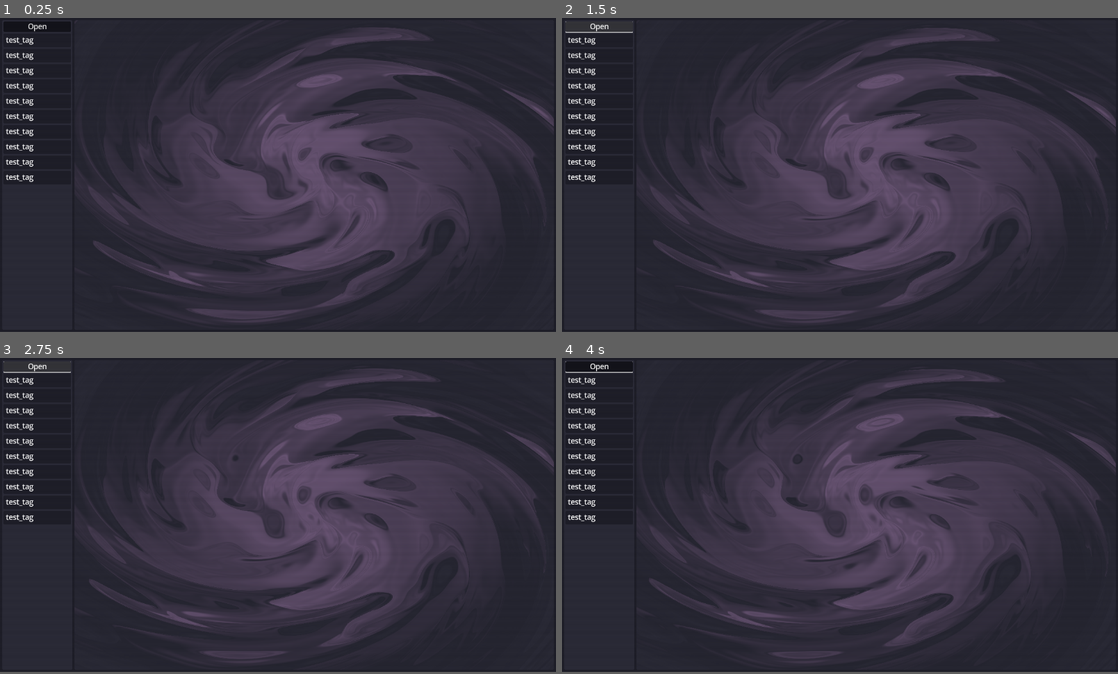
Above: before the commit, frames 1-4 (two rows, left to right).
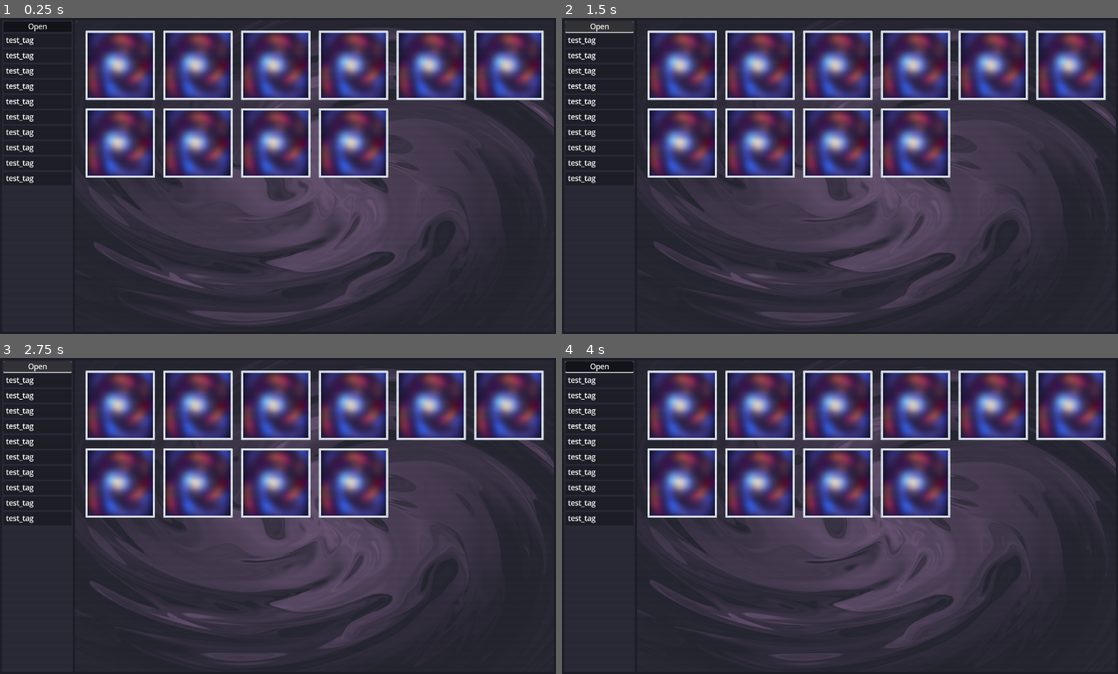
Above: after the commit, the same moments.

Repository: heli-82/e-tagger
Game: Godot game, scene res://scenes/tagger.tscn
Two runs of this game, one before a commit and one after it. Both use one fixed random seed, a clock stepped at 60 frames per second and the inputs below.
Inputs (mouse positions are in pixels of both pictures, inside the frame that each line leads up to):
- Up to frame 1 (0.25 s): no input
- Up to frame 2 (1.5 s): click "Open" at 0.5 s; click "Open" at 1.25 s
- Up to frame 3 (2.75 s): click "Open" at 2 s
- Up to frame 4 (4 s): tap Enter at 2.75 s; move the mouse to (962, 500) at 2.77 s; hold Ctrl (ctrl) 2.78-3.53 s; click (962, 500) at 2.85 s; tap Space at 3.5 s; move the mouse to (728, 531) at 3.52 s; tap Ctrl (ctrl) at 3.6 s; tap Middle mouse button (mmb) at 3.8 s
In our replay, the window is 800x452 before the commit and 800x455 after it. These sizes can differ from the game's own. Grey fills any space a smaller window leaves; there, only what the larger window draws over its background counts as a difference.

The runs differ from the first frame. In frame 1, 24% of the frame differs, in the area x 1-100%, y 1-96%; in frame 2, 24%; in frame 3, 24%; in frame 4, 24%.
Error before the commit: Attempt to call function 'get_files' in base 'null instance' on a null instance. (res://scripts/tagger.gd:18)
Error after the commit: Parse Error: Preload file "res://scenes/Point.tscn" does not exist. (res://scripts/tagger.gd:3)

Commit message:
Tagging support and basic db

Diff:
--- a/project.godot
+++ b/project.godot
@@ -19,10 +19,11 @@
 [autoload]
 
 Global="*res://scripts/global.gd"
+Db="*res://scripts/db.gd"
 
 [display]
 
-window/size/viewport_width=1238
+window/size/viewport_width=1230
 window/size/viewport_height=700
 
 [gui]
--- a/scenes/Picture.tscn
+++ b/scenes/Picture.tscn
@@ -22,21 +22,16 @@
 [node name="Picture" type="Control"]
 custom_minimum_size = Vector2(152, 152)
 layout_mode = 3
-anchor_left = -0.064
-anchor_top = -0.109
-anchor_right = 0.064
-anchor_bottom = 0.109
-offset_left = -0.199997
-offset_top = -0.700005
-offset_right = 1.2
-offset_bottom = -0.299995
-grow_horizontal = 2
-grow_vertical = 2
+anchor_right = 0.125
+anchor_bottom = 0.22
+offset_right = -1.75
+offset_bottom = -2.00002
 pivot_offset = Vector2(76, 76)
 size_flags_horizontal = 4
 size_flags_vertical = 0
 mouse_default_cursor_shape = 2
 script = ExtResource("1_fbbag")
+metadata/_edit_use_anchors_ = true
 
 [node name="SubViewportContainer" type="SubViewportContainer" parent="."]
 visible = false
@@ -58,10 +53,11 @@
 [node name="PanelContainer" type="PanelContainer" parent="."]
 custom_minimum_size = Vector2(150, 150)
 layout_mode = 1
-anchors_preset = 15
-anchor_right = 1.0
-anchor_bottom = 1.0
-offset_right = -1.28
+anchors_preset = -1
+anchor_right = 1.013
+anchor_bottom = 1.013
+offset_right = 0.0240021
+offset_bottom = 0.0240021
 grow_horizontal = 2
 grow_vertical = 2
 mouse_filter = 2
@@ -95,6 +91,7 @@
 
 [connection signal="deselect" from="." to="." method="_on_deselect"]
 [connection signal="deselect_all" from="." to="." method="_on_deselect_all"]
+[connection signal="despawn" from="." to="." method="_on_despawn"]
 [connection signal="mouse_entered" from="." to="." method="_on_mouse_entered"]
 [connection signal="mouse_exited" from="." to="." method="_on_mouse_exited"]
 [connection signal="select" from="." to="." method="_on_select"]
--- a/scenes/Tag.tscn
+++ b/scenes/Tag.tscn
@@ -1,4 +1,6 @@
-[gd_scene load_steps=2 format=3 uid="uid://d4gkrcb6osw4o"]
+[gd_scene load_steps=3 format=3 uid="uid://d4gkrcb6osw4o"]
+
+[ext_resource type="Script" path="res://scripts/tag.gd" id="1_m5ysw"]
 
 [sub_resource type="StyleBoxFlat" id="StyleBoxFlat_10865"]
 bg_color = Color(0.117647, 0.117647, 0.156863, 1)
@@ -16,6 +18,7 @@
 offset_right = 0.139999
 offset_bottom = -0.1
 size_flags_horizontal = 3
+script = ExtResource("1_m5ysw")
 
 [node name="ColorRect" type="ColorRect" parent="."]
 visible = false
@@ -28,11 +31,13 @@
 layout_mode = 0
 anchor_right = 1.0
 anchor_bottom = 1.0
+mouse_filter = 2
 theme_override_styles/panel = SubResource("StyleBoxFlat_10865")
 metadata/_edit_use_anchors_ = true
 
 [node name="MarginContainer" type="MarginContainer" parent="PanelContainer"]
 layout_mode = 2
+mouse_filter = 2
 theme_override_constants/margin_left = 5
 theme_override_constants/margin_right = 5
 metadata/_edit_use_anchors_ = true
@@ -43,3 +48,5 @@
 text = "test_tag"
 vertical_alignment = 1
 metadata/_edit_use_anchors_ = true
+
+[connection signal="gui_input" from="." to="." method="_on_gui_input"]
--- a/scenes/tagger.tscn
+++ b/scenes/tagger.tscn
@@ -5,7 +5,7 @@
 [ext_resource type="Script" path="res://scripts/grid_container.gd" id="3_os3bi"]
 [ext_resource type="Shader" path="res://paint.gdshader" id="3_yxe88"]
 [ext_resource type="Shader" path="res://scripts/crt.gdshader" id="4_yu6y6"]
-[ext_resource type="Script" path="res://scenes/v_flow_container.gd" id="5_nc4gm"]
+[ext_resource type="Script" path="res://scripts/v_flow_container.gd" id="5_nc4gm"]
 
 [sub_resource type="StyleBoxFlat" id="StyleBoxFlat_4ulrr"]
 bg_color = Color(0.117647, 0.117647, 0.156863, 1)
@@ -66,7 +66,7 @@
 [sub_resource type="StyleBoxEmpty" id="StyleBoxEmpty_ljlws"]
 content_margin_left = 20.0
 content_margin_top = 20.0
-content_margin_right = 20.0
+content_margin_right = 0.0
 content_margin_bottom = 0.0
 
 [sub_resource type="ShaderMaterial" id="ShaderMaterial_jfas5"]
@@ -81,6 +81,7 @@
 
 [node name="Tagger" type="Control"]
 layout_mode = 3
+anchors_preset = 15
 anchor_right = 1.0
 anchor_bottom = 1.0
 grow_horizontal = 2
@@ -133,6 +134,8 @@
 [node name="ScrollContainer" type="ScrollContainer" parent="PanelContainer/MarginContainer/HBoxContainer/TagContainer/MarginContainer"]
 custom_minimum_size = Vector2(150, 0)
 layout_mode = 2
+horizontal_scroll_mode = 3
+vertical_scroll_mode = 3
 
 [node name="VBoxContainer" type="VBoxContainer" parent="PanelContainer/MarginContainer/HBoxContainer/TagContainer/MarginContainer/ScrollContainer"]
 layout_mode = 2
@@ -198,6 +201,8 @@
 last_wrap_alignment = 1
 script = ExtResource("5_nc4gm")
 
+[node name="CopyLayer" type="CanvasLayer" parent="."]
+
 [node name="CanvasLayer" type="CanvasLayer" parent="."]
 
 [node name="ColorRect" type="ColorRect" parent="CanvasLayer"]
@@ -209,5 +214,6 @@
 grow_vertical = 2
 mouse_filter = 2
 
+[connection signal="destruct_points" from="PanelContainer/MarginContainer/HBoxContainer/TagContainer/MarginContainer/ScrollContainer/VBoxContainer" to="." method="_on_v_box_container_destruct_points"]
 [connection signal="pressed" from="PanelContainer/MarginContainer/HBoxContainer/TagContainer/MarginContainer/ScrollContainer/VBoxContainer/Open" to="." method="_on_open_pressed"]
 [connection signal="dir_selected" from="PanelContainer/MarginContainer/HBoxContainer/TagContainer/MarginContainer/ScrollContainer/VBoxContainer/Open/FileDialog" to="." method="_on_file_dialog_dir_selected"]
--- a/scenes/v_flow_container.gd
+++ /dev/null
@@ -1,30 +0,0 @@
-extends VFlowContainer
-
-var picture_scene = preload("res://scenes/Picture.tscn")
-
-
-func _ready() -> void:
-	for i in range(10):
-		add_child(picture_scene.instantiate())
-
-
-func drop() -> void:
-	for child in get_children():
-		remove_child(child)
-
-
-func change(paths: Array) -> void:
-	drop()
-	set_pictures(paths)
-
-
-func set_pictures_parallel(paths: Array) -> void :
-	for path in paths:
-		var thread = Thread.new()
-
-
-func set_pictures(paths: Array) -> void:
-	for path in paths:
-		var picture = picture_scene.instantiate()
-		picture.set_picture(path)
-		add_child(picture)
--- a/scripts/global.gd
+++ b/scripts/global.gd
@@ -1,5 +1,7 @@
 extends Node
 
+enum modes {tagging, selecting}
+var current_mode = modes.selecting
 var selected_pictures := {}
 
 func clear_selection() -> void:
--- a/scripts/picture.gd
+++ b/scripts/picture.gd
@@ -6,6 +6,7 @@
 var is_available: bool = true
 var is_hovered: bool = false
 var is_selected: bool = false
+var is_active: bool = true
 
 
 var default_color: Color = Color("#dce3e9")
@@ -13,6 +14,7 @@
 var selected_color: Color = Color("#b193ba")
 var selected_border_color: Color = Color("#84668e")
 
+signal despawn
 signal select
 signal select_one
 signal deselect
@@ -21,10 +23,20 @@
 @onready var texture_rect: TextureRect = $PanelContainer/MarginContainer/TextureRect
 @onready var panel_container: PanelContainer = $PanelContainer
 
+
+
 func set_picture(path: String) -> void:
 	picture_path = path
 	var image = Image.new()
 	image.load(picture_path)
+
+	var height = image.get_height()
+	var width = image.get_width()
+
+	if max(height, width) > 600:
+		var k = ceil(max(height, width)/600)
+		image.resize(ceil(width/k), ceil(height/k))
+	image.generate_mipmaps()
 	$PanelContainer/MarginContainer/TextureRect.texture = ImageTexture.create_from_image(image)
 
 
@@ -43,28 +55,20 @@
 
 
 func _physics_process(delta: float) -> void:
-	if is_hovered:
-		if Input.is_action_just_pressed("click"):
-			if !is_selected:
-				if Input.is_action_pressed("ctrl"):
+	if is_active:
+		if is_hovered:
+			if Input.is_action_just_pressed("click"):
+				if !is_selected:
 					select.emit()
 				else:
-					select_one.emit()
-			else:
-				deselect.emit()
+					deselect.emit()
 
-		elif Input.is_action_just_pressed("mmb"):
-			if !is_selected:
-				select.emit()
-			else:
-				deselect.emit()
+			scale = scale.lerp(Vector2(1.15, 1.15), 16.0 * delta)
+		else:
+			scale = scale.lerp(Vector2(1.0, 1.0), 16.0 * delta)
 
-		elif Input.is_action_just_pressed("rmb"):
+	if Input.is_action_just_pressed("rmb"):
 			deselect_all.emit()
-
-		scale = scale.lerp(Vector2(1.2, 1.2), 9.0 * delta)
-	else:
-		scale = scale.lerp(Vector2(1.0, 1.0), 9.0 * delta)
 
 
 func select_pic() -> void:
@@ -97,3 +101,7 @@
 
 func _on_deselect_all() -> void:
 	Global.clear_selection()
+
+
+func _on_despawn() -> void:
+	$PanelContainer/MarginContainer/TextureRect.free()
--- a/scripts/tagger.gd
+++ b/scripts/tagger.gd
@@ -1,15 +1,16 @@
 extends Control
 
+var point = preload("res://scenes/Point.tscn")
 var pic_path: String = "/home/heli/Pictures/Wallpapers/persona"
 
 @export var is_paint_enabled: bool = true
 @export var is_crt_enabled: bool = true
 
 @onready var grid_container: GridContainer = $PanelContainer/MarginContainer/HBoxContainer/PictureContainer/MarginContainer/ScrollContainer/GridContainer
-#@onready var grid_container: VFlowContainer = $PanelContainer/MarginContainer/HBoxContainer/PictureContainer/MarginContainer/ScrollContainer/VFlowContainer
-#@onready var grid_container: GridContainer = $PanelContainer/MarginContainer/HBoxContainer/PictureContainer/MarginContainer/GridContainer
 @onready var v_box_container: VBoxContainer = $PanelContainer/MarginContainer/HBoxContainer/TagContainer/MarginContainer/ScrollContainer/VBoxContainer
 @onready var file_dialog: FileDialog = $PanelContainer/MarginContainer/HBoxContainer/TagContainer/MarginContainer/ScrollContainer/VBoxContainer/Open/FileDialog
+
+const supported_formats := ["bmp", "jpg", "jpeg", "png", "tga", "svg", "webp", "exr", "hdr", "ktx", "dds"]
 
 func get_all_files(path: String) -> Array:
 	var result = []
@@ -18,7 +19,8 @@
 	var files = dir.get_files()
 	var dirs = dir.get_directories()
 	for file in files:
-		result.append(path + "/" + file)
+		if (file.get_extension() in supported_formats):
+			result.append(path + "/" + file)
 
 	for directory in dirs:
 		var next_dir = path + "/" + directory
@@ -47,3 +49,20 @@
 	pic_path = dir
 	var files = get_all_files(pic_path)
 	grid_container.change(files)
+
+func _physics_process(_delta: float) -> void:
+	if Input.is_action_just_released("mmb"):
+		destruct()
+		Global.current_mode = Global.modes.tagging
+		for pic: Picture in Global.selected_pictures.keys():
+			var copic = point.instantiate()
+			copic.global_position = pic.global_position
+			$CopyLayer.add_child(copic)
+			copic.scale = Vector2(0.0, 0.0)
+
+func destruct() -> void:
+	for child in $CopyLayer.get_children():
+		$CopyLayer.remove_child(child)
+
+func _on_v_box_container_destruct_points() -> void:
+	destruct()
--- a/scripts/v_box_container.gd
+++ b/scripts/v_box_container.gd
@@ -1,8 +1,11 @@
 extends VBoxContainer
 
 var tag = preload("res://scenes/Tag.tscn")
-
+signal destruct_points
 # Called when the node enters the scene tree for the first time.
 func _ready() -> void:
 	for i in range(10):
 		add_child(tag.instantiate())
+
+func destruct() -> void:
+	emit_signal("destruct_points")
